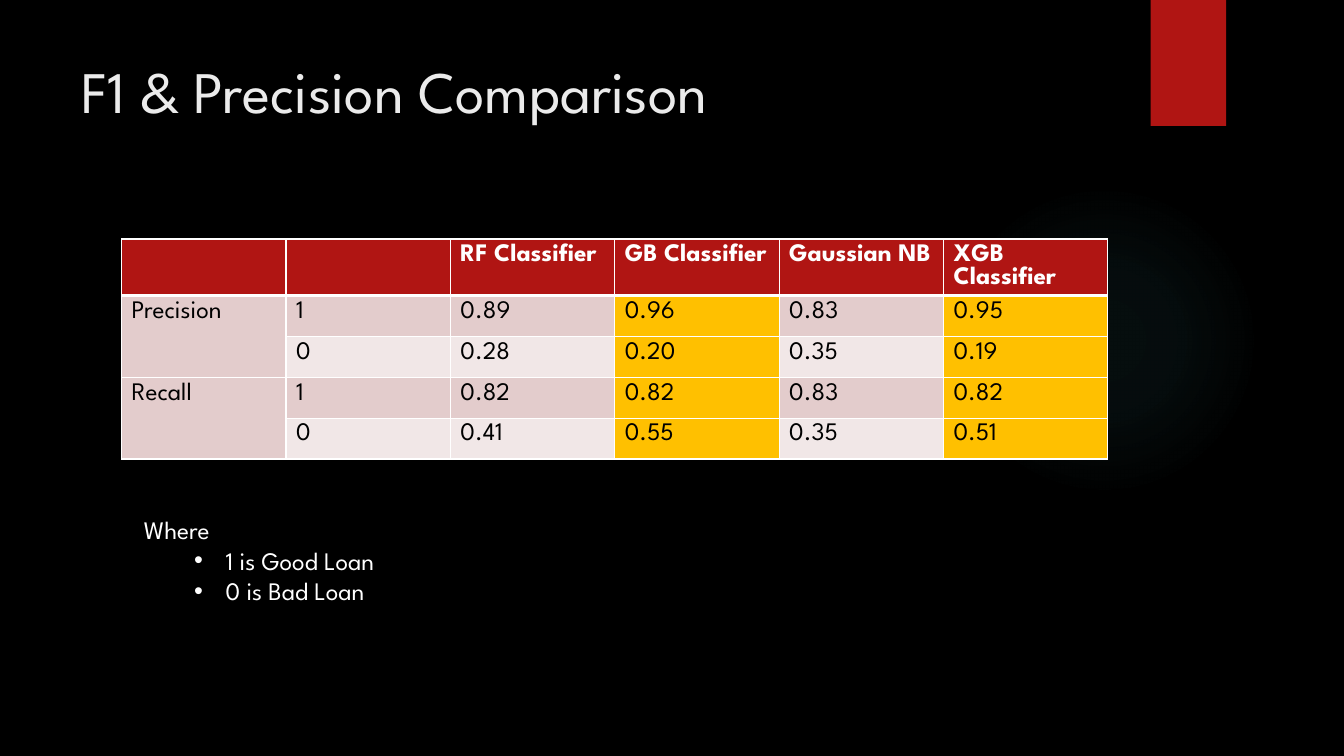
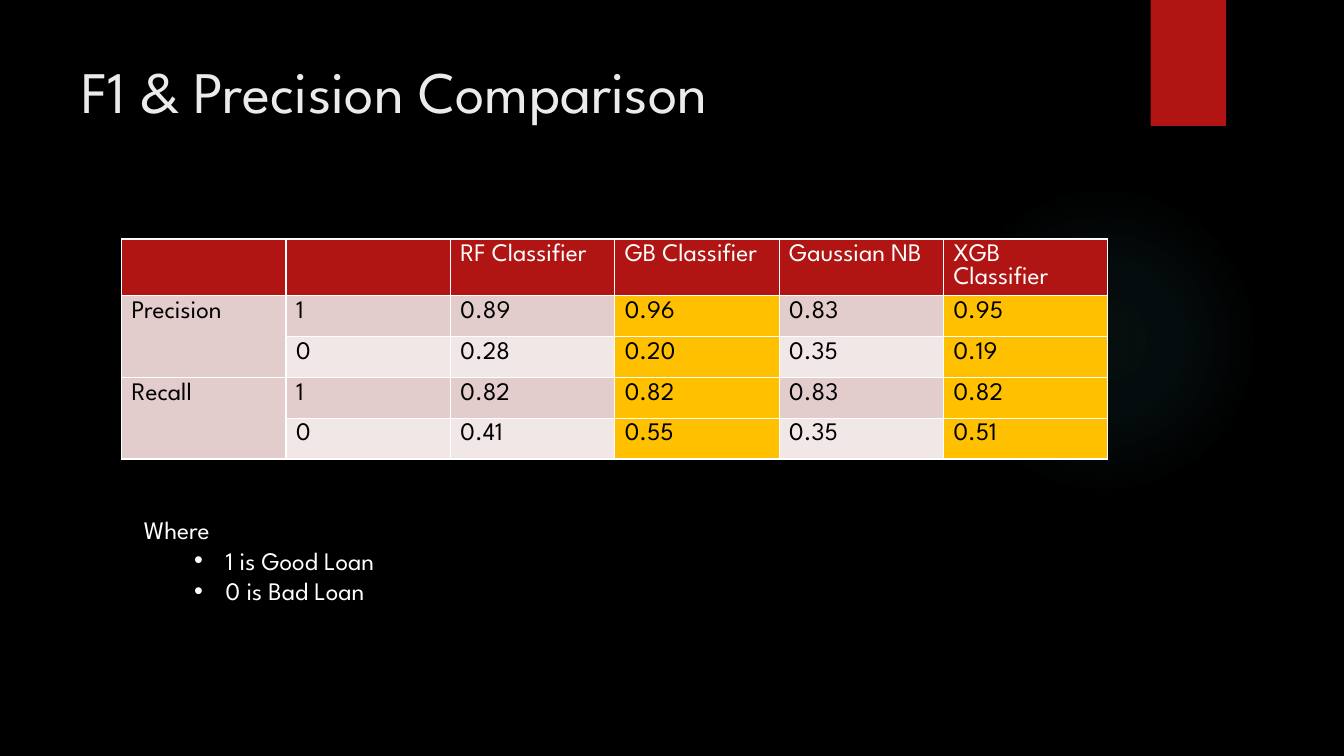
Before and after one commit to Mbugz1000/Nigeria-Loans-Groupwork, a slide deck: slide 11 of Nigeria dataset.pptm (slide 6 before the commit). Drawn at 1344x756 pixels with LibreOffice and Linux fonts; fonts in the diff are those of the drawing; background and template pictures are left out. Boxes give left, top, right and bottom in pixels: in the first picture for what was removed or moved away, otherwise in the second. Text is boxed around its words. In the diff, an @@ line names an element or a change of style, - is before the commit and + after.

```diff
--- a/Nigeria dataset.pptm
+++ b/Nigeria dataset.pptm
@@ table at (122,239,1108,473) @@
@@ bold off in "RF Classifier", "GB Classifier", "Gaussian NB", "XGB Classifier" @@
```
Also in this commit, not shown: 4 other slides changed, 8 slides added, 3 slides removed.
